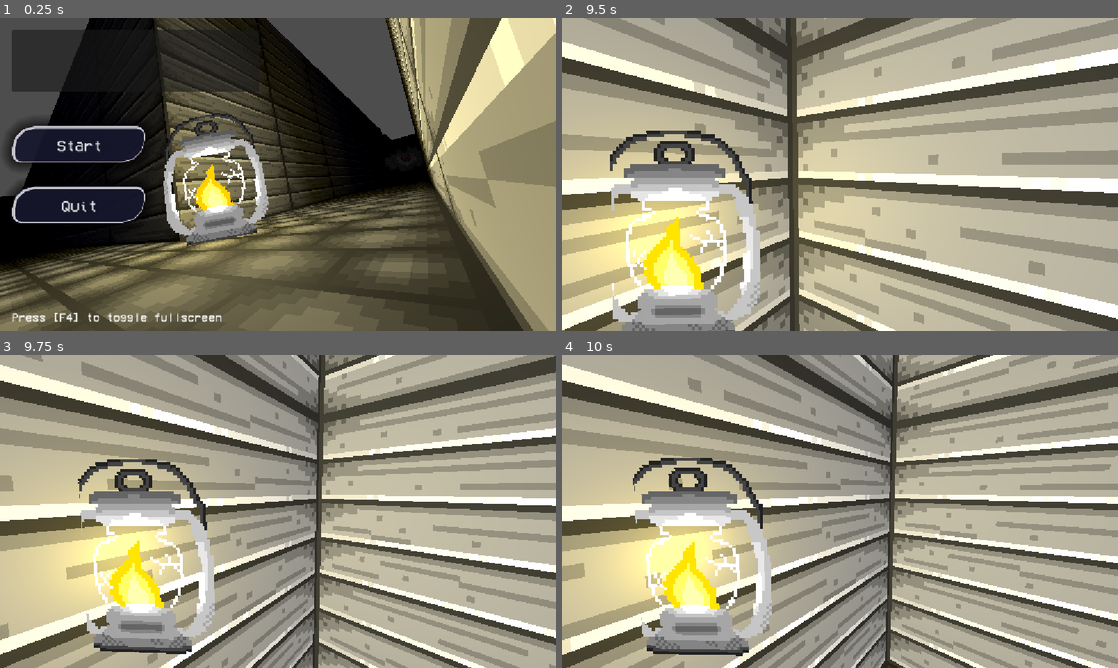
Above: before the commit, frames 1-4 (two rows, left to right).
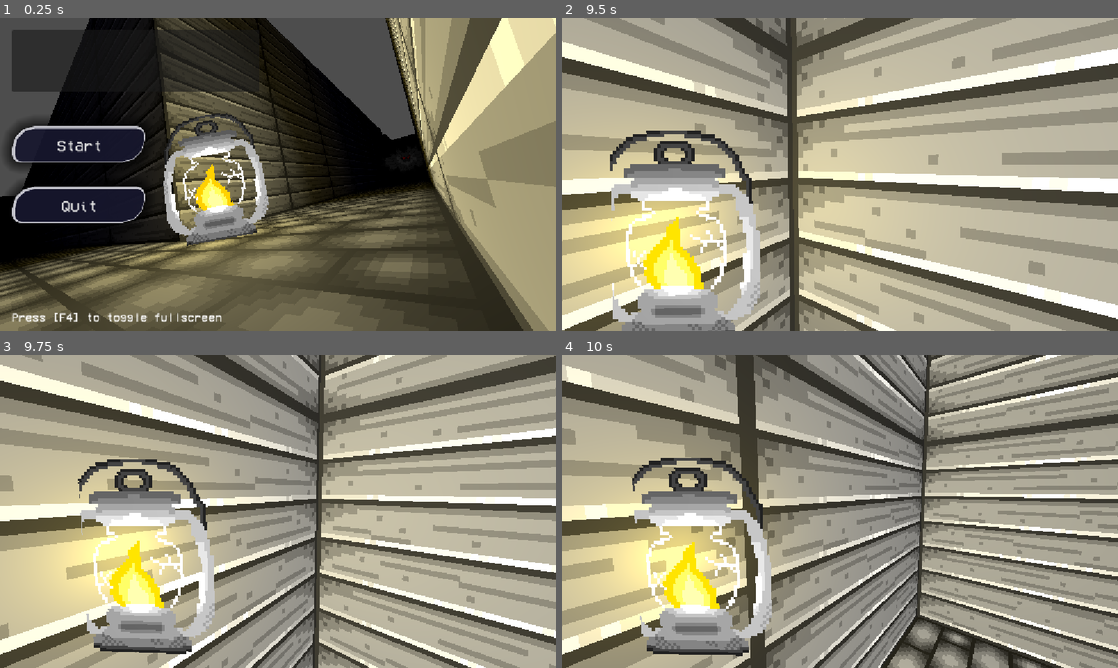
Above: after the commit, the same moments.

Repository: Coola101/Project-Chronomancer
Game: Godot game, scene res://scenes/testRooms/MainMenu.tscn
Same seed, same stepped clock (60 frames per second), same inputs: the game is played once before the commit and once after it.
Inputs (mouse positions are in pixels of both pictures, inside the frame that each line leads up to):
- Up to frame 1 (0.25 s): no input
- Up to frame 2 (9.5 s): click "Start" at 0.5 s; tap Enter (ui_accept) at 1.25, 1.52, 2, 2.27, 3.77, 4.52, 5.27, 6.77, 7.52, 8.27 s; move the mouse to (962, 158) at 1.27 s; hold D (move_right) 1.28-2.03 s; tap E (interact) every 1.5 s from 1.35 to 8.85 s; click (962, 158) at 1.42 s; move the mouse to (812, 174) at 2.02 s; hold W (move_forward) 2.03-6.53 s; tap Shift (sprint) every 1.5 s from 2.1 to 8.1 s; move the mouse to (851, 168) at 2.77 s; move the mouse to (834, 180) at 3.52 s; move the mouse to (878, 177) at 4.27 s; move the mouse to (795, 171) at 5.02 s; move the mouse to (845, 174) at 5.77 s; move the mouse to (817, 168) at 6.52 s; hold D (move_right) 6.53-7.28 s; move the mouse to (867, 174) at 7.27 s; hold W (move_forward) from 7.28 s (still down); move the mouse to (812, 174) at 8.02 s; move the mouse to (851, 168) at 8.77 s
- Up to frame 3 (9.75 s): move the mouse to (272, 517) at 9.52 s; release W (move_forward) at 9.53 s; hold A (move_left) from 9.53 s (still down); tap Shift (sprint) at 9.6 s
- Up to frame 4 (10 s): keep holding A (move_left); tap Enter (ui_accept) at 9.77 s

Frames 1-3 are identical in both runs. In frame 4, 48% of the frame differs, in the area x 0-100%, y 0-100%.
Error in both runs: Cannot call method 'get_node' on a null value. (res://scripts/player/PlayerInteract_Detector.gd:3)

Commit message:
Stalk -> Chase -> Cooldown -> Idle fully implemented

Diff:
--- a/scenes/prefabs/EnemyTester.tscn
+++ b/scenes/prefabs/EnemyTester.tscn
@@ -40,3 +40,7 @@
 top_level = true
 visible = false
 mesh = SubResource("SphereMesh_h72rr")
+
+[node name="Timer" type="Timer" parent="."]
+
+[connection signal="timeout" from="Timer" to="." method="_on_timer_timeout"]
--- a/scenes/testRooms/NavTests.tscn
+++ b/scenes/testRooms/NavTests.tscn
@@ -52,7 +52,7 @@
 transform = Transform3D(1, 0, 0, 0, 1, 0, 0, 0, 1, 20.677574, 2.999998, -10.001848)
 
 [node name="EnemyBody" parent="." instance=ExtResource("2_jougd")]
-transform = Transform3D(1, 0, 0, 0, 1, 0, 0, 0, 1, 14.61, 3.5, -4.383)
+transform = Transform3D(1, 0, 0, 0, 1, 0, 0, 0, 1, 5.6099997, 3.5, 0.6170001)
 
 [node name="NavigationRegion3D" type="NavigationRegion3D" parent="."]
 navigation_mesh = SubResource("NavigationMesh_5v1nd")
--- a/scripts/Enemy/EnemyControl.gd
+++ b/scripts/Enemy/EnemyControl.gd
@@ -9,7 +9,9 @@
 @onready var navigation = $NavigationAgent3D
 @onready var rayCast = $RayCast3D
 @onready var currentState = EnemyState.Idling
-@onready var aggression: float = 100
+@onready var stalkAggression: float = 0
+@onready var chaseAggression: float = 0
+@onready var timer: Timer = $Timer
 var Player: CollisionObject3D
 var stunCheck: bool
 var coolCheck: bool
@@ -18,13 +20,20 @@
 var spawnPoints: Array[Node3D]
 
 func _ready() -> void:
+	timer.autostart = false
+	timer.wait_time = 0.5
 	rayCast.exclude_parent = true;
+	currentLocation = global_transform.origin
+	idlePoint = currentLocation
 	await get_tree().create_timer(5).timeout
 	changeState(EnemyState.Stalking)
 
 var playerLocation: Vector3
+var currentLocation: Vector3
+var idlePoint: Vector3
+
 var rng = RandomNumberGenerator.new()
-var currentLocation: Vector3
+
 var activeSpawnPoint: Node3D
 var defaultSpawnPoint: Node3D
 
@@ -42,16 +51,15 @@
 const chaseSpeed: float = 7.5
 const stalkSpeed: float = 2.5
 const stalkRadius: float = 10
-const difficulty: float = 1
-const threshold: float = 100
+const difficulty: float = 1.5
+const STALK_THRESHOLD: float = 100
+const CHASE_THRESHOLD: float = 20
 const MAX_DISTANCE: float = 20
 const STUN_TIME: float = 2.5
 const COOLDOWN_TIME: float = 10
 const CHASE_TIME: float = 180
 const AGGRESSION_INTERVAL: float = 60
 const SPAWN_DISTANCE: float = 30
-
-var aggressionTimer: float
 
 func _physics_process(delta):
 	currentLocation = global_transform.origin
@@ -64,36 +72,22 @@
 			var newVelocity = (nextLocation-currentLocation).normalized() * stalkSpeed
 			velocity = velocity.move_toward(newVelocity, 0.25)
 			move_and_slide()
-
-			#Look for player
-			if(checkVisibility()):
-				changeState(EnemyState.Chasing)
-				#Reduce aggression per interval until aggression is at 1/4
-			else:
-				print("HIT ", aggression)
-				aggressionTimer += delta
-				if(aggressionTimer >= AGGRESSION_INTERVAL):
-					aggressionTimer -= AGGRESSION_INTERVAL
-					aggression -= 1
-					if(aggression <= threshold/4):
-						changeState(EnemyState.Cooldown)
 		EnemyState.Chasing:
 			navigation.target_position = playerLocation
 			var nextLocation = navigation.get_next_path_position()
 			var newVelocity = (nextLocation-currentLocation).normalized() * chaseSpeed
 			velocity = velocity.move_toward(newVelocity, 0.25)
 			move_and_slide()
-			if(!chaseCheck):
-				chaseTimer()
+
 			if(player_safe_zone):
 				changeState(EnemyState.Cooldown)
-			#Check if safe zone
 		EnemyState.Stunned:
 			velocity = Vector3(0,0,0)
 			if(!stunCheck):
 				stunDelay()
 		EnemyState.Cooldown:
-			aggression = 0
+			global_position = idlePoint
+			stalkAggression = 0
 			if(currentState == EnemyState.Chasing):
 				var a = 0
 				#play sound A
@@ -103,17 +97,10 @@
 			if(!coolCheck):
 				coolDelay()
 		EnemyState.Idling:
-			aggressionTimer += delta
-			if(aggressionTimer >= AGGRESSION_INTERVAL):
-				aggressionTimer -= AGGRESSION_INTERVAL
-				_sound_call(1)
+			if(stalkAggression >= STALK_THRESHOLD):
+				changeState(EnemyState.Stalking)
 	#Check collision w/ player
 	#Deal damage
-
-func chaseTimer():
-	chaseCheck = true;
-	await get_tree().create_timer(CHASE_TIME).timeout
-	if(currentState == EnemyState.Chasing || currentState == EnemyState.Stunned): changeState(EnemyState.Cooldown)
 
 func stunDelay():
 	stunCheck = true
@@ -140,30 +127,33 @@
 		return !rayCast.is_colliding()
 	return false
 
-
 func changeState(newState: EnemyState):
 	match newState:
 		EnemyState.Stalking:
 			#emerge
-			#findSpawnPoint(1)
-			#spawnAtPoint()
-			aggressionTimer = 0
+			timer.start()
+			stalkAggression = 100 * difficulty
+			findSpawnPoint(1)
+			spawnAtPoint()
 			navigation.target_position = getNewStalkTarget()
 		EnemyState.Chasing:
+			timer.start()
+			chaseAggression = 20 * difficulty
 			velocity = Vector3(0,0,0)
-			await get_tree().create_timer(0.5).timeout
 			#if(currentState == EnemyState.Stalking):
 				#Roar
 			#if(currentState == EnemyState.Stunned):
 				#Snarl
 		EnemyState.Stunned:
 			#Stun sound & animation
+			timer.stop()
 			stunCheck = false
 		EnemyState.Cooldown:
 			#retreat into wall
+			timer.stop()
 			coolCheck = false
 		EnemyState.Idling:
-			aggressionTimer = 0
+			timer.start()
 	currentState = newState
 
 func findSpawnPoint(mult: int):
@@ -187,6 +177,32 @@
 	global_position = newPos
 
 func _sound_call(sound: float):
-	aggression += (sound * difficulty)
-	if(aggression >= threshold && currentState == EnemyState.Idling):
+	stalkAggression += (sound * difficulty)
+	if(stalkAggression >= STALK_THRESHOLD && currentState == EnemyState.Idling):
 		changeState(EnemyState.Stalking)
+	elif(currentState == EnemyState.Stalking && sound >= 10):
+		navigation.target_position = playerLocation
+
+func _on_timer_timeout():
+	print("Stalk: ", stalkAggression, " Chase: ", chaseAggression)
+	match(currentState):
+		EnemyState.Idling:
+			stalkAggression = stalkAggression + (difficulty)
+			if(stalkAggression >= STALK_THRESHOLD):
+				changeState(EnemyState.Stalking)
+		EnemyState.Stalking:
+			if(checkVisibility()):
+				chaseAggression = chaseAggression + (2*difficulty)
+			else:
+				stalkAggression = stalkAggression - (1/difficulty)
+				if(stalkAggression <= STALK_THRESHOLD/4):
+					changeState(EnemyState.Cooldown)
+			if(chaseAggression >= CHASE_THRESHOLD):
+				changeState(EnemyState.Chasing)
+		EnemyState.Chasing:
+			if(!checkVisibility()):
+				chaseAggression = chaseAggression - (2/difficulty)
+			else:
+				chaseAggression = chaseAggression - (1/difficulty)
+			if(chaseAggression <= CHASE_THRESHOLD/4):
+				changeState(EnemyState.Cooldown)
